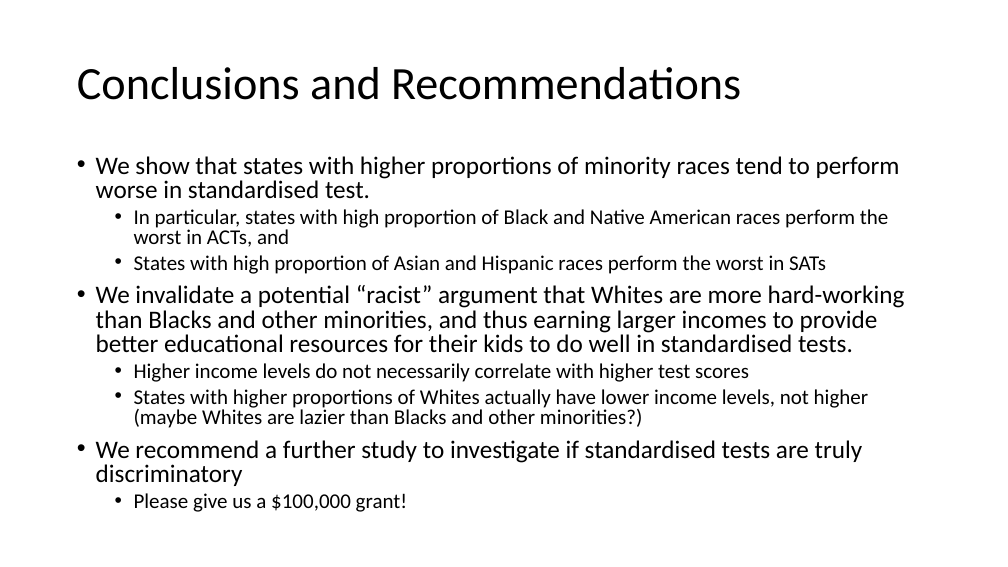
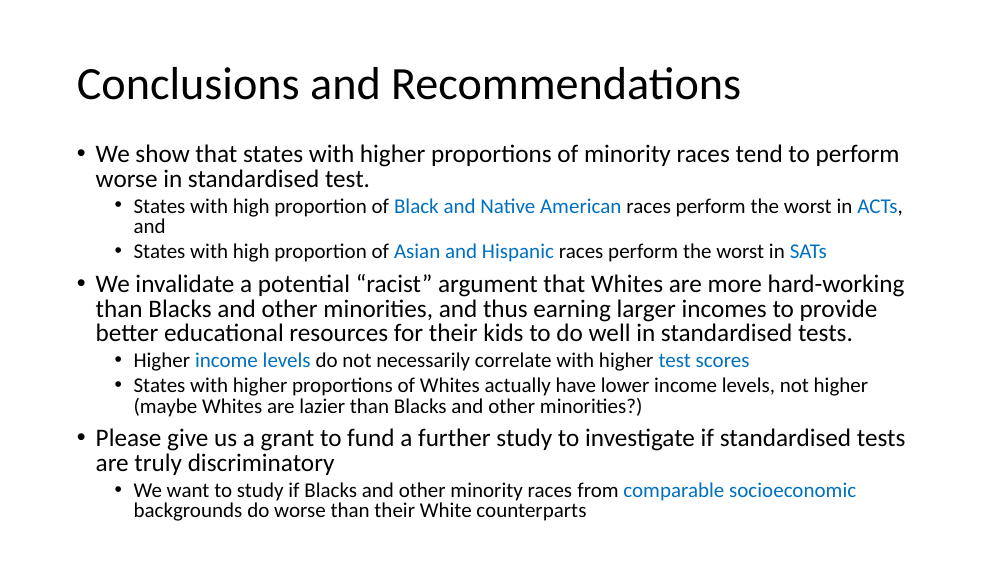
Before and after one commit to ngwtl/DSI-SG-24-projects, a slide deck: slide 10 of project_1/ethan-project1-presentation.pptx. Drawn at 1008x567 pixels with LibreOffice and Linux fonts; fonts in the diff are those of the drawing. Boxes give left, top, right and bottom in pixels: in the first picture for what was removed or moved away, otherwise in the second. Text is boxed around its words. In the diff, an @@ line names an element or a change of style, - is before the commit and + after.

```diff
--- a/project_1/ethan-project1-presentation.pptx
+++ b/project_1/ethan-project1-presentation.pptx
@@ text "We show that states with ...": place and size @@
-text "We show that states with ..." at bbox=[96, 156, 905, 512]
+text "We show that states with ..." at bbox=[96, 144, 906, 521]
@@ text at bbox=[134, 198, 902, 233]: text changed @@
-  • In particular, states with high proportion of Black and Native American races perform the worst in ACTs, and
+  • States with high proportion of Black and Native American races perform the worst in ACTs, and
@@ text at bbox=[134, 243, 827, 371]: text colour #000000 to #0070C0 in "Asian and Hispanic SATs", "income levels test scores" @@
@@ text at bbox=[96, 428, 906, 521]: text changed; size 24 to 20 pt @@
-• We recommend a further study to investigate if standardised tests are truly discriminatory
-  • Please give us a $100,000 grant!
+• Please give us a grant to fund a further study to investigate if standardised tests are truly discriminatory
+  • We want to study if Blacks and other minority races from comparable socioeconomic backgrounds do worse than their White counterparts
```
Also in this commit, not shown: 4 other slides changed, 3 other files.
